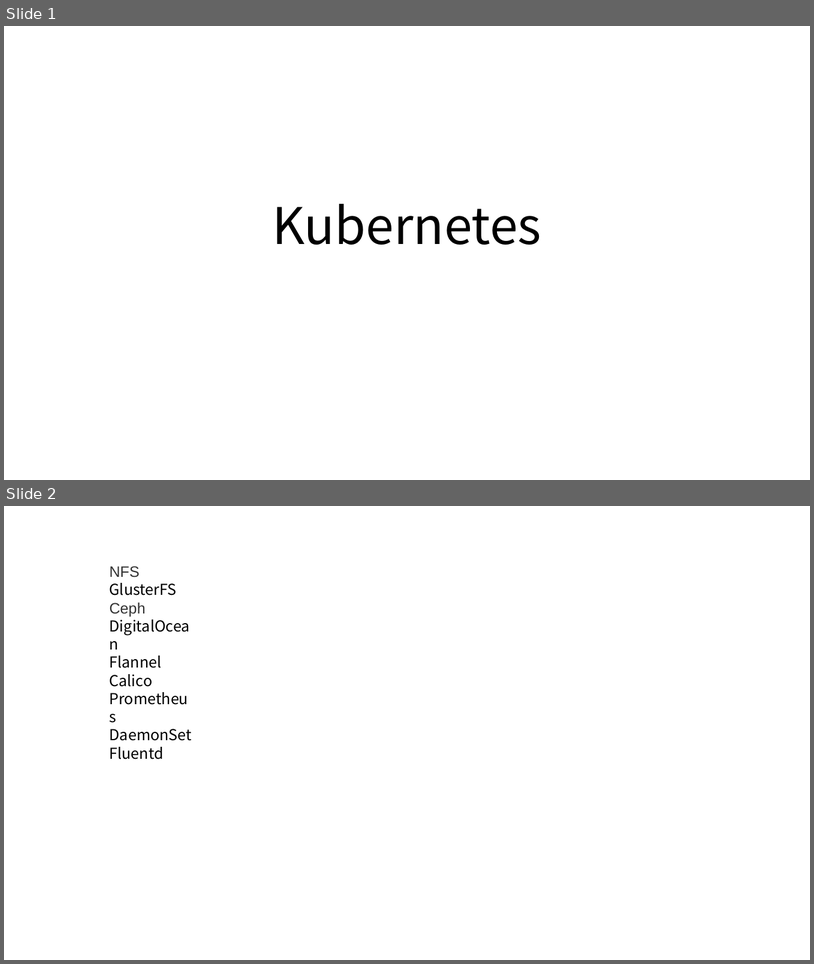
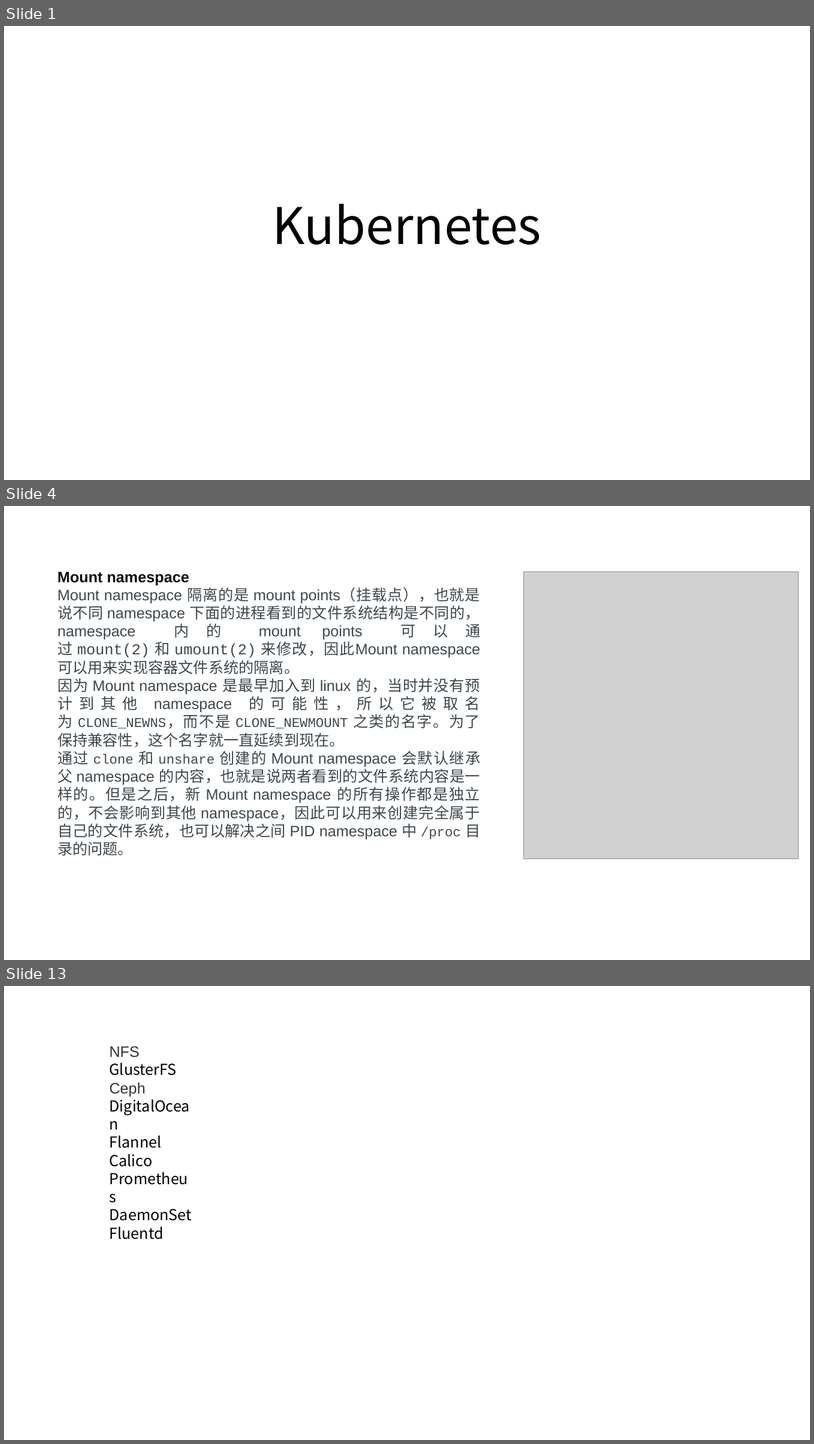
Before and after one commit to axzxs2001/Asp.NetCoreExperiment, a slide deck: Asp.NetCoreExperiment/kubernetes/kubernetes.pptx. Shown one above the other, each under a label of ours: slides 1 and 2 before the commit, slides 1, 4 and 13 after it; the slides between them are not shown. The pictures are 814x964 and 814x1444 pixels, drawn with LibreOffice and Linux fonts; fonts in the diff are those of the drawing; grey boxes stand for pictures. Boxes give left, top, right and bottom in pixels: in the first picture for what was removed or moved away, otherwise in the second. Text is boxed around its words. In the diff, an @@ line names an element or a change of style, - is before the commit and + after.

Commit message:
kubernets ppt 容器实现的原理。

```diff
--- a/Asp.NetCoreExperiment/kubernetes/kubernetes.pptx
+++ b/Asp.NetCoreExperiment/kubernetes/kubernetes.pptx
@@ slide 4 added at [4, 506, 810, 960], background #FFFFFF @@
@@ text added at [57, 571, 481, 855], 18 pt, text #3C484E @@
+Mount namespace
+Mount namespace 隔离的是 mount points（挂载点），也就是说不同 namespace 下面的进程看到的文件系统结构是不同的，namespace 内的 mount points 可以通过 mount(2) 和 umount(2) 来修改，因此Mount namespace 可以用来实现容器文件系统的隔离。
+因为 Mount namespace 是最早加入到 linux 的，当时并没有预计到其他 namespace 的可能性，所以它被取名为 CLONE_NEWNS，而不是 CLONE_NEWMOUNT 之类的名字。为了保持兼容性，这个名字就一直延续到现在。
+通过 clone 和 unshare 创建的 Mount namespace 会默认继承父 namespace 的内容，也就是说两者看到的文件系统内容是一样的。但是之后，新 Mount namespace 的所有操作都是独立的，不会影响到其他 namespace，因此可以用来创建完全属于自己的文件系统，也可以解决之间 PID namespace 中 /proc 目录的问题。
@@ picture added at [524, 571, 799, 859] @@
@@ rectangle added at [438, 600, 438, 619], fill #FFFFFF @@
@@ what was slide 2 is now slide 13 @@
```
Also in this commit, not shown: 10 other slides added.
